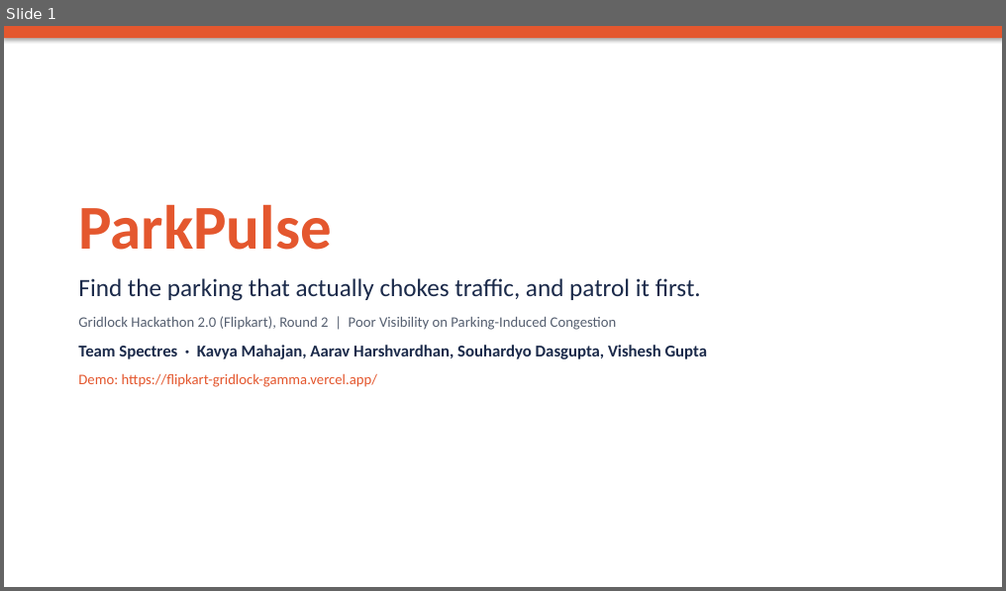
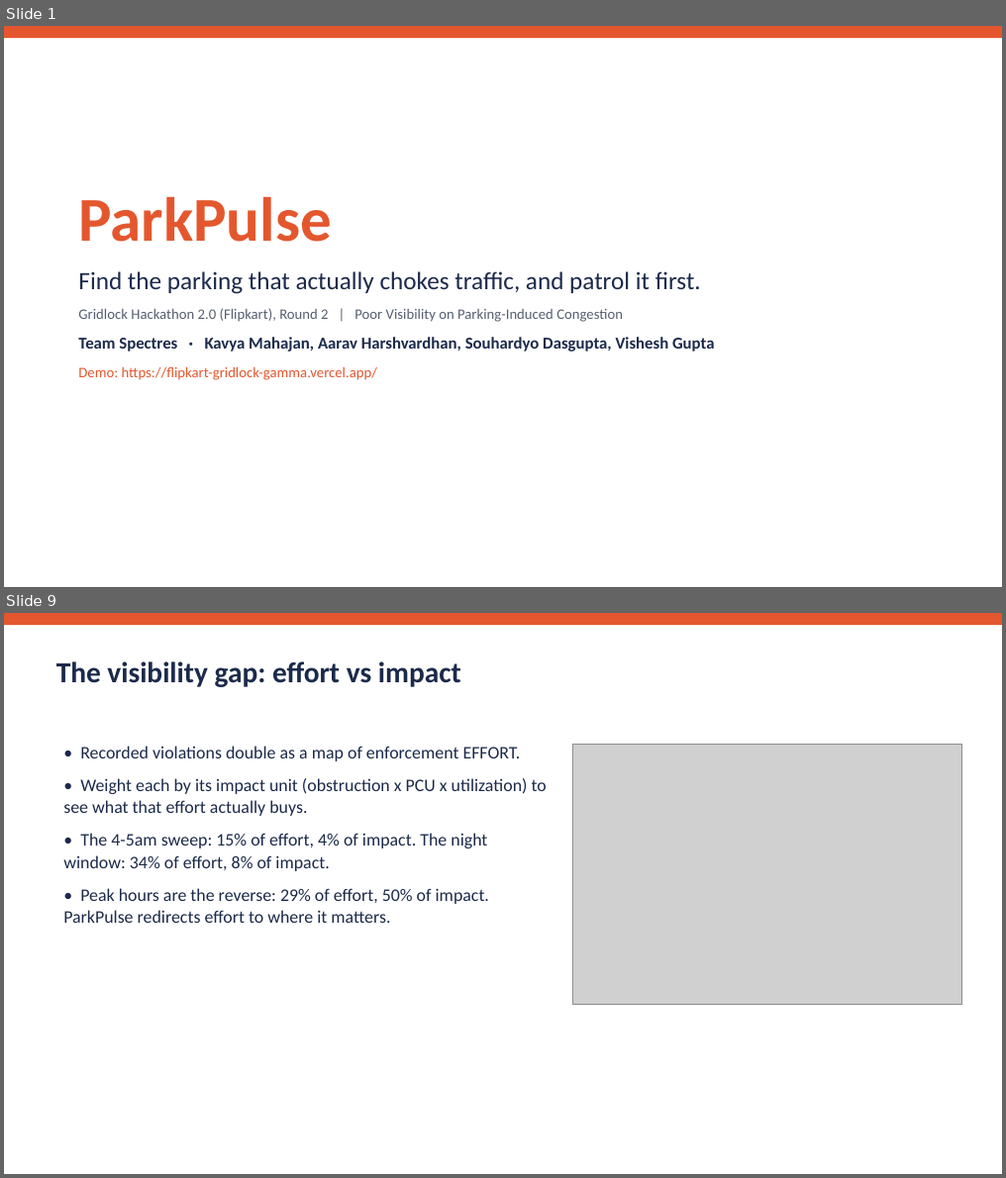
Before and after one commit to senku14x/Flipkart-Gridlock, a slide deck: submission/ParkPulse_Pitch_Deck.pptx. Shown one above the other, each under a label of ours: slide 1 before the commit, slides 1 and 9 after it; the slides between them are not shown. The pictures are 1006x591 and 1006x1178 pixels, drawn with LibreOffice and Linux fonts; fonts in the diff are those of the drawing; grey boxes stand for pictures. Boxes give left, top, right and bottom in pixels: in the first picture for what was removed or moved away, otherwise in the second. Text is boxed around its words. In the diff, an @@ line names an element or a change of style, - is before the commit and + after.

```diff
--- a/submission/ParkPulse_Pitch_Deck.pptx
+++ b/submission/ParkPulse_Pitch_Deck.pptx
@@ slide 9 added at box(4, 613, 1002, 1174), background #FFFFFF @@
@@ rectangle added at box(4, 613, 1002, 625), fill #E4572E @@
@@ text added at box(56, 662, 461, 687), 28 pt, text #1B2A4A, bold @@
+The visibility gap: effort vs impact
@@ text added at box(63, 746, 547, 923), 17 pt, text #1B2A4A @@
+• Recorded violations double as a map of enforcement EFFORT.
+• Weight each by its impact unit (obstruction x PCU x utilization) to see what that effort actually buys.
+• The 4-5am sweep: 15% of effort, 4% of impact. The night window: 34% of effort, 8% of impact.
+• Peak hours are the reverse: 29% of effort, 50% of impact. ParkPulse redirects effort to where it matters.
@@ picture added at box(573, 744, 962, 1005) @@
@@ slide 1 changed as well @@
@@ rectangle at box(4, 26, 1002, 38): shadow off @@
@@ text "ParkPulse" rewrapped from box(78, 204, 708, 387) to box(78, 196, 715, 380) @@
```
Also in this commit, not shown: 4 other slides changed, 10 other slides added, 8 slides removed, 1 other file.
